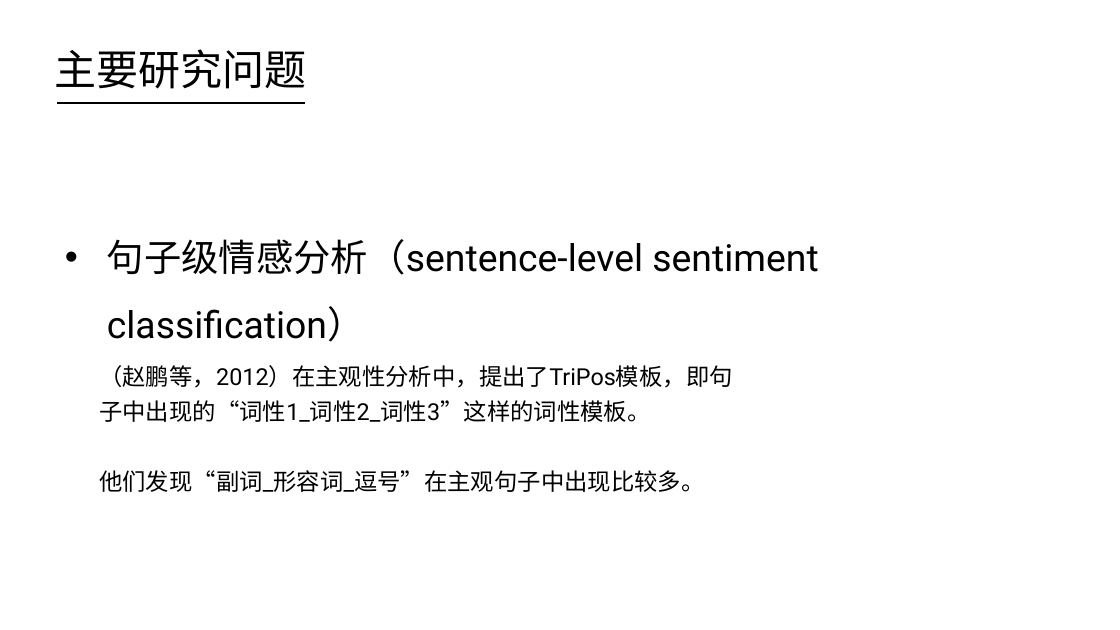
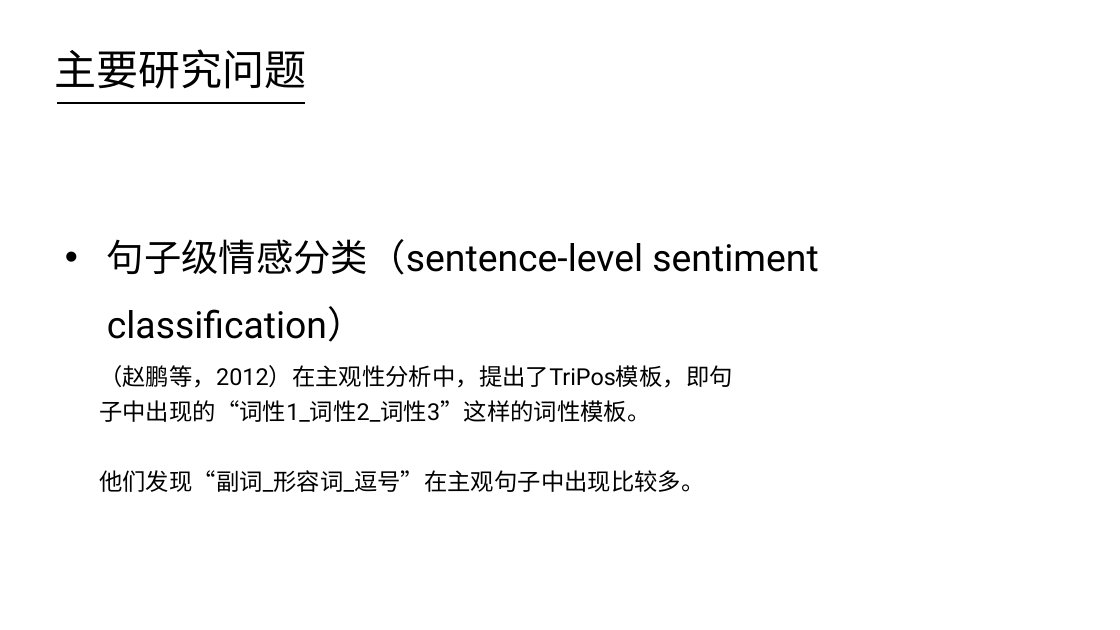
Before and after one commit to HIT-ITNLP/Group-Meeting-of-Master, a slide deck: slide 16 of 2018-秋/4.1/文本情感分析简介.pptx. Drawn at 1120x630 pixels with LibreOffice and Linux fonts; fonts in the diff are those of the drawing. Boxes give left, top, right and bottom in pixels: in the first picture for what was removed or moved away, otherwise in the second. Text is boxed around its words. In the diff, an @@ line names an element or a change of style, - is before the commit and + after.

Commit message:
添加情感词典

```diff
--- a/2018-秋/4.1/文本情感分析简介.pptx
+++ b/2018-秋/4.1/文本情感分析简介.pptx
@@ text at (107,239,818,275): text changed @@
-• 句子级情感分析（sentence-level sentiment classification）
+• 句子级情感分类（sentence-level sentiment classification）
```
Also in this commit, not shown: 7 other slides changed, 24 other files.
